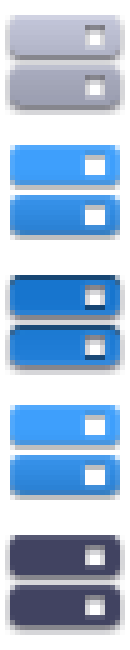
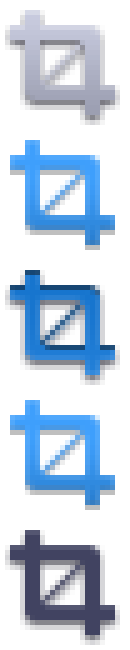
Layers edited between the first and the second w=130, h=650 image:
added group "Crop" with 5 layers above "Rotate left" over [5, 10, 120, 645]
added layer "Disabled copy 3" in group "Crop" over [5, 530, 120, 645]
added layer "Active copy 3" in group "Crop" over [10, 400, 115, 510]
added layer "Mouse down copy 3" in group "Crop" over [5, 270, 120, 385]
added layer "Mouse over copy 3" in group "Crop" over [10, 140, 115, 250]
added layer "Normal copy 3" in group "Crop" over [5, 10, 120, 125]
hid group "Buttons" (5 layers) over [5, 15, 125, 635]
